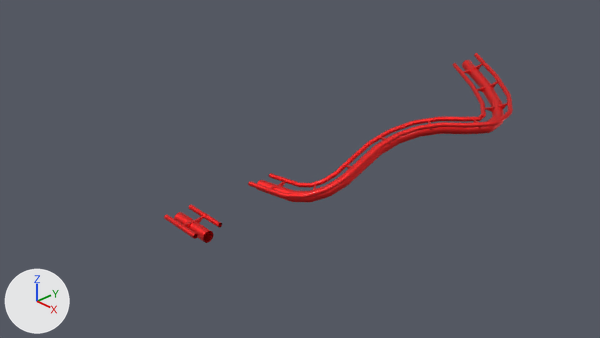
Before and after pictures for a commit that changed the Blender file project/rollercoaster.blend.
Both versions are drawn from the file's camera 'Camera'. Arrows for +X, +Y and +Z are at lower left; the lights stay in place.

The first picture shows 'Cylinder', 'tracks'.
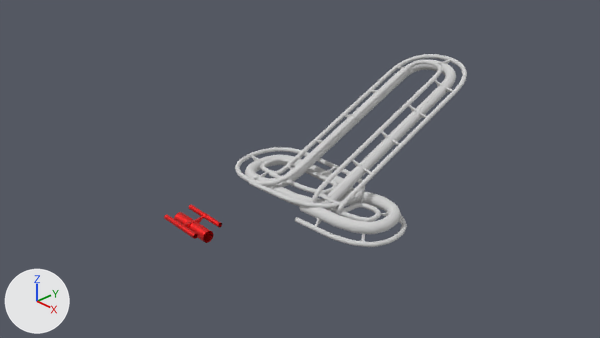
The change, as a list of edits to the scene's bpy script:
```text
Add mat_material_012:
    mat_material_012 = bpy.data.materials.new('Material.012')
    # nodes: AddShader, BsdfAnisotropic, BsdfDiffuse, BsdfRefraction, BsdfTransparent, Displacement, Math, Mix, MixShader, OutputMaterial
    # colours: white #ffffff, black #000000, light grey #d1d1d1
Change me_cylinder_002:
    where me_cylinder_002.from_pydata(...)  # 11488 vertices, 11104 faces; spans x -0.39..0.39, y -0.097..0.15, z -0.269..0.269
    remove me_cylinder_002.materials.append(mat_material)  # red #ef2e2e
    add me_cylinder_002.materials.append(mat_material_012)
Change cu_trackcurve_001:
    remove _sp.points.foreach_set('co', [0.0, 0.0, 0.0, 1.0, 1.0, 0.0, 0.0, 1.0, 1.0, 2.0, 1.0, 1.0, 3.0, 3.0, 1.09, 1.0, 0.536, 4.56, 1.416, 1.0])
    _sp: cu_trackcurve_001.splines.new('NURBS'); _sp.points.add(4) -> cu_trackcurve_001.splines.new('NURBS'); _sp.points.add(19)
    add _sp.points.foreach_set('co', [0.0, 0.0, 0.0, 1.0, 1.0, 0.0, 0.0, 1.0, 1.0, 1.0, 0.0, 1.0, 0.0, 1.0, 0.0, 1.0, -1.0, 1.0, 0.0, 1.0, -1.0, 0.0, 0.0, 1.0, 0.0, 0.0, 0.0, 1.0, 0.0, 0.924, 0.383, 1.0, 0.0, 1.848, 0.765, 1.0, 0.0, 2.772, 1.148, 1.0, 0.0, 3.696, 1.531, 1.0, 1.0, 3.696, 1.531, 1.0, 1.0, 2.772, 1.148, 1.0, 1.0, 1.848, 0.765, 1.0, 1.0, 0.924, 0.383, 1.0, 1.0, 0.0, 0.0, 1.0, 1.0, 1.0, 0.0, 1.0, 2.0, 1.0, 0.0, 1.0, 2.0, 0.0, 0.0, 1.0, 1.0, 0.0, 0.0, 1.0])
```

Boxes [x1, y1, x2, y2] around the edits, measured in the pictures (600 x 338 px):
'tracks', recoloured, reshaped (red to grey, 12% narrower, 29% taller): before [248, 53, 513, 202]; after [235, 54, 467, 247]
